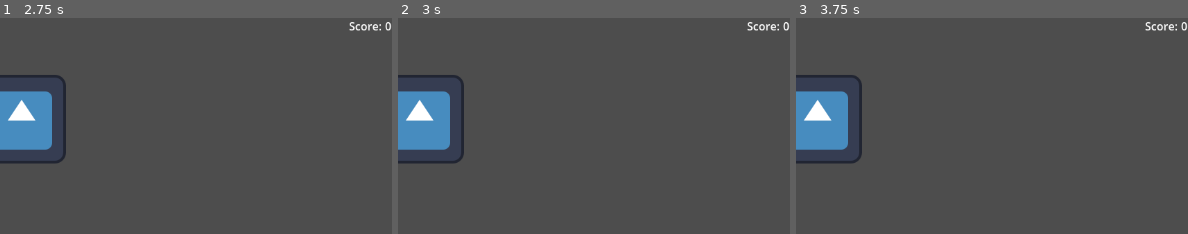
Above: before the commit, frames 1-3 (left to right).
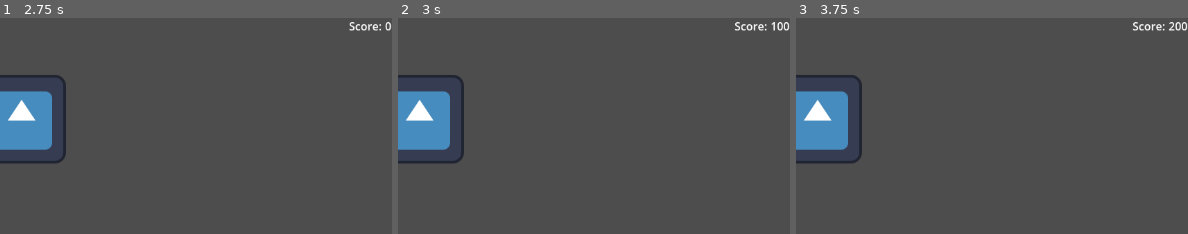
Above: after the commit, the same moments.

Repository: gdp-ufrj/raposo-standup
Game: Godot game, scene res://Scenes/MainMenu.tscn
Same seed, same stepped clock (60 frames per second), same inputs: the game is played once before the commit and once after it. The engine's default icon, where the game draws it, is replaced by a stand-in: a white triangle on a blue panel in a dark square.
Inputs:
- Up to frame 1 (2.75 s): click "Start" at 0.5 s; tap Enter at 1.25 s; hold Right (RightEmoji) 1.28-2.03 s; tap Space at 2 s; hold Down (DownEmoji) from 2.03 s (still down)
- Up to frame 2 (3 s): tap Enter at 2.75 s; release Down (DownEmoji) at 2.78 s; hold Right (RightEmoji) from 2.78 s (still down)
- Up to frame 3 (3.75 s): tap Space at 3.5 s; release Right (RightEmoji) at 3.53 s; hold Up (UpEmoji) from 3.53 s (still down)
The pictures show only the part of the screen within x 50-100%, y 0-50%; the shares and areas given below are measured in that part.

Frame 1 is identical in both runs. In frame 2, 0.3% of the frame differs, in the area x 85-100%, y 1-7%; in frame 3, 0.3%.

Commit message:
Conserta sincronia do timer com compasso

Diff:
--- a/Scenes/gameplay.tscn
+++ b/Scenes/gameplay.tscn
@@ -39,18 +39,19 @@
 position = Vector2(168, 210)
 sprite_frames = SubResource("SpriteFrames_jcn8c")
 script = ExtResource("4_d0jyi")
+beat_time = 0.25
+max_beat_time_multiplier = 2.0
+beat_time_increment = 0.05
 timer = NodePath("Timer")
 music = NodePath("../Music")
 
 [node name="Timer" type="Timer" parent="Bubble"]
-autostart = true
 
 [node name="AudioListener2D" type="AudioListener2D" parent="Bubble"]
 current = true
 
 [node name="Music" type="AudioStreamPlayer2D" parent="."]
 stream = ExtResource("4_4nw44")
-autoplay = true
 
 [node name="GUI" parent="." instance=ExtResource("5_r6kmo")]
 
--- a/Scripts/Bubble.gd
+++ b/Scripts/Bubble.gd
@@ -9,6 +9,7 @@
 @export var opposite_prob : int = 25 # probability of opposite emoji
 @export var beat_time : float = 2
 @export var beat_time_multiplier : float = 1
+@export var max_beat_time_multiplier : float = 3
 @export var beat_time_increment : float = 0.5
 @export var timer : Timer
 @export var music : AudioStreamPlayer2D
@@ -19,18 +20,20 @@
 var time_left
 var bubble_active : bool
 var random = RandomNumberGenerator.new()
+var new_time : float
 
 func _ready():
+	new_time = beat_time
 	random.randomize()
-	beat_time_multiplier -= beat_time_increment
 	generate_bubble()
-	set_music_tempo(beat_time)
+	current_status()
 
 func generate_bubble():
-	increment_beat_tempo()
 	generate_random_sequence()
 	queue_index = 0
 	bubble_active = false
+	music.play()
+	set_music_tempo(new_time)
 	print(direction_queue)
 
 
@@ -42,10 +45,10 @@
 	if current_queue != null: current_queue = current_queue % (Enums.Directions.size()/2)
 
 	if !input_hit and current_queue == direction:
-		print("Acertou")
+		#print("Acertou")
 		score_increased.emit(100)
 	else:
-		print("Errou")
+		#print("Errou")
 		life_lost.emit()
 	input_hit = true
 
@@ -78,9 +81,9 @@
 
 func increment_beat_tempo():
 	beat_time_multiplier += beat_time_increment
-	beat_time_multiplier = clamp(beat_time_multiplier, beat_time_multiplier, beat_time*2)
-	set_music_tempo(beat_time/beat_time_multiplier)
-
+	if beat_time_multiplier > max_beat_time_multiplier:
+		beat_time_multiplier = max_beat_time_multiplier
+	new_time = beat_time/beat_time_multiplier
 
 func set_music_tempo(tempo: float):
 	timer.start(tempo)
@@ -96,8 +99,24 @@
 
 	# controls the back and forth of audience and player
 	if queue_index == total_emoji:
+		music.stop()
 		if !bubble_active:
-			queue_index = 0
-			bubble_active = true
+			print('Resposta')
+			start_answer()
 		else:
+			print('Pergunta')
+			increment_beat_tempo()
 			generate_bubble()
+		current_status()
+
+func current_status():
+	print('Pitch: ' + str(music.pitch_scale))
+	print('Timer: ' + str(timer.time_left))
+	print('Beat time: ' + str(new_time))
+	print('0')
+
+func start_answer():
+	queue_index = 0
+	bubble_active = true
+	music.play()
+	set_music_tempo(new_time)
--- a/project.godot
+++ b/project.godot
@@ -41,3 +41,7 @@
 , Object(InputEventJoypadButton,"resource_local_to_scene":false,"resource_name":"","device":-1,"button_index":2,"pressure":0.0,"pressed":false,"script":null)
 ]
 }
+
+[rendering]
+
+renderer/rendering_method="gl_compatibility"
